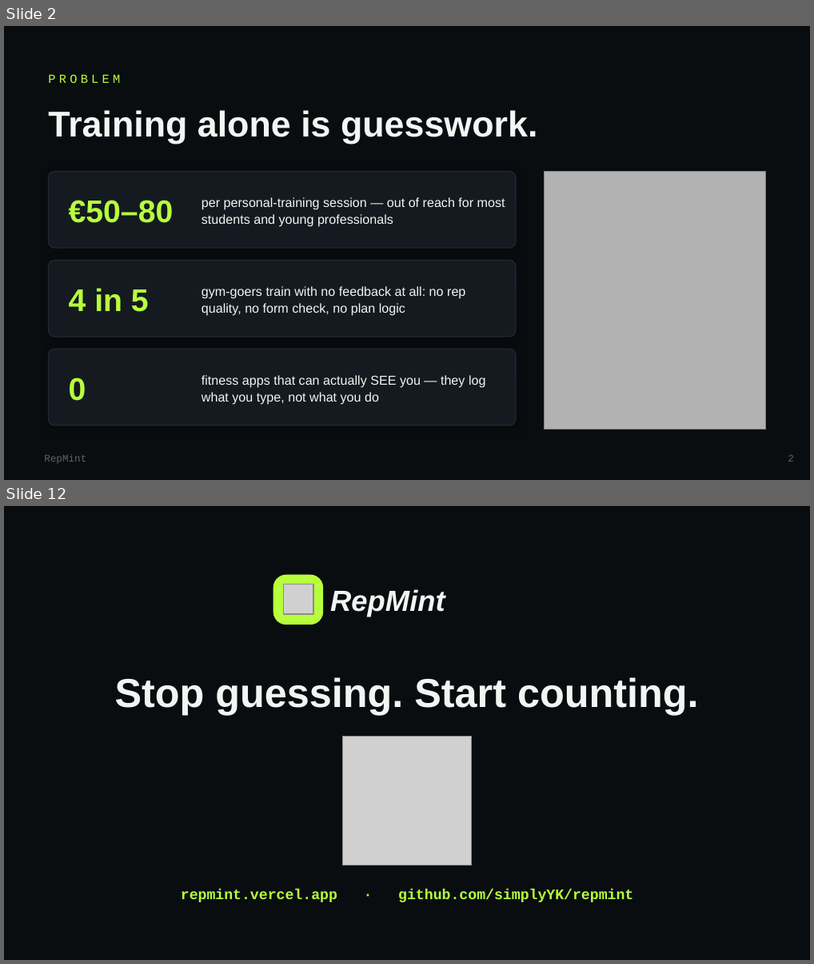
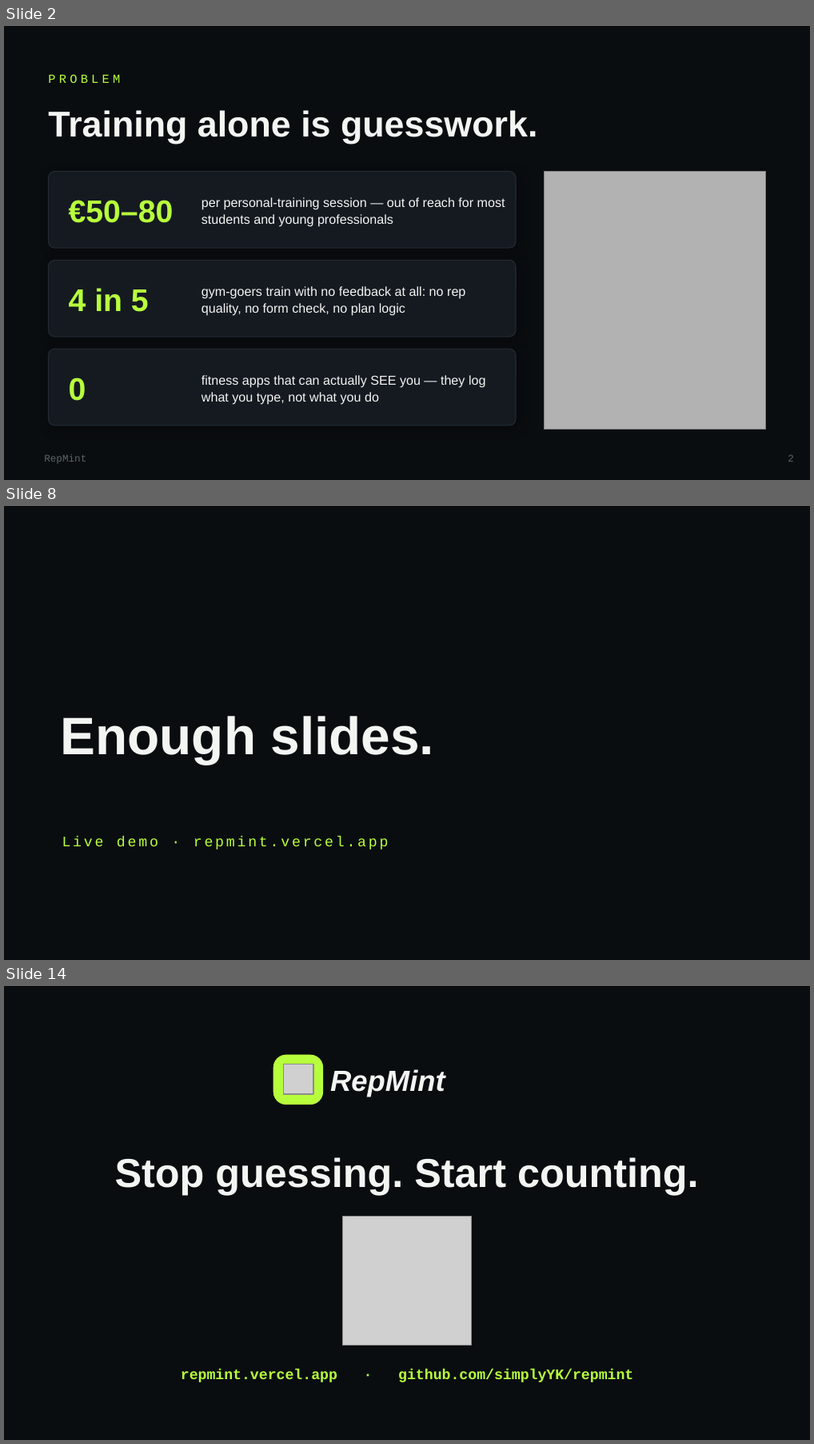
Before and after one commit to simplyYK/repmint, a slide deck: presentation/RepMint-MVP-Deck.pptx. Shown one above the other, each under a label of ours: slides 2 and 12 before the commit, slides 2, 8 and 14 after it; the slides between them are not shown. The pictures are 814x964 and 814x1444 pixels, drawn with LibreOffice and Linux fonts; fonts in the diff are those of the drawing; grey boxes stand for pictures; background and template pictures are left out. Boxes give left, top, right and bottom in pixels: in the first picture for what was removed or moved away, otherwise in the second. Text is boxed around its words. In the diff, an @@ line names an element or a change of style, - is before the commit and + after.

```diff
--- a/presentation/RepMint-MVP-Deck.pptx
+++ b/presentation/RepMint-MVP-Deck.pptx
@@ slide 8 added at (4,506,810,960), background picture (left out) @@
@@ rectangle added at (4,506,810,959), fill #0A0D10 at 38% opacity @@
@@ text added at (61,716,435,764), 47 pt, text #F2F5F2, bold @@
+Enough slides.
@@ text added at (62,836,389,849), 13 pt, text #B7FF3C @@
+Live demo · repmint.vercel.app
@@ what was slide 12 is now slide 14 @@
```
Also in this commit, not shown: 10 slides changed, 1 other slide added, 13 other files.
